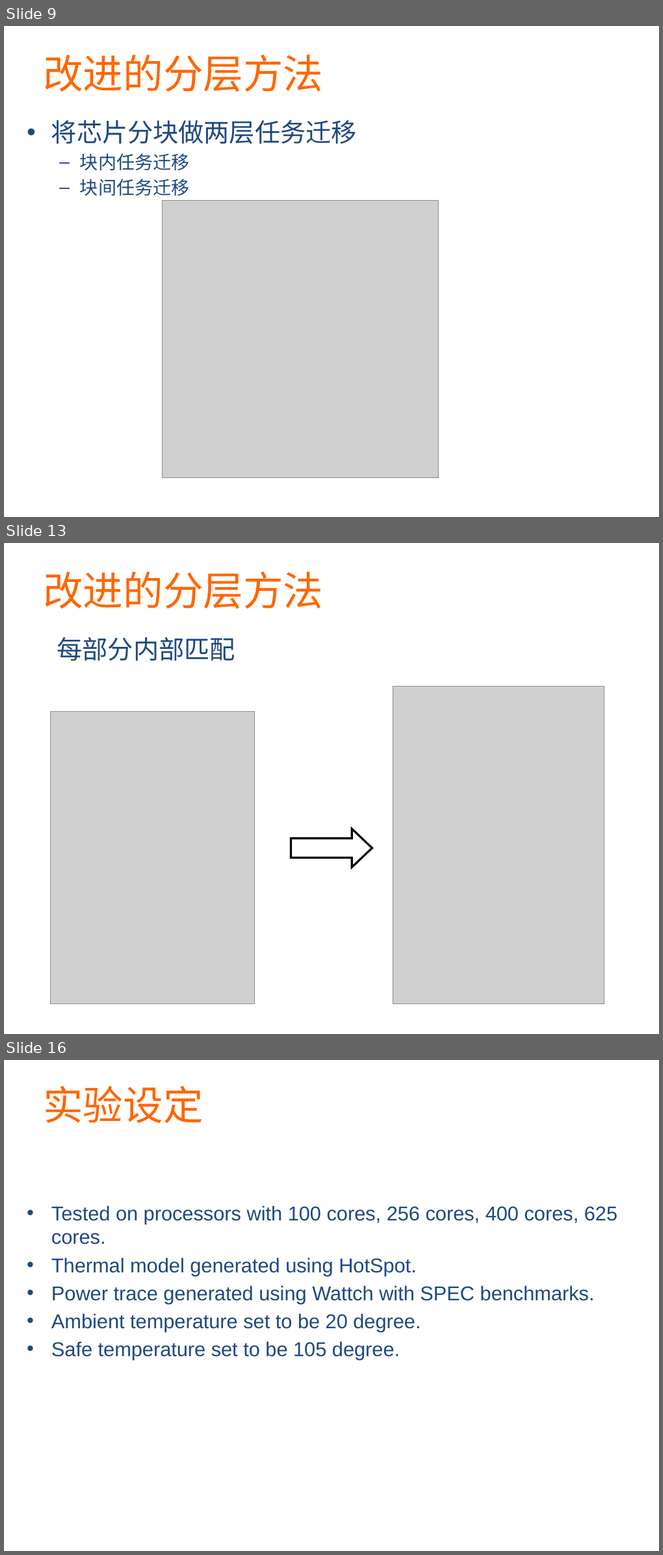
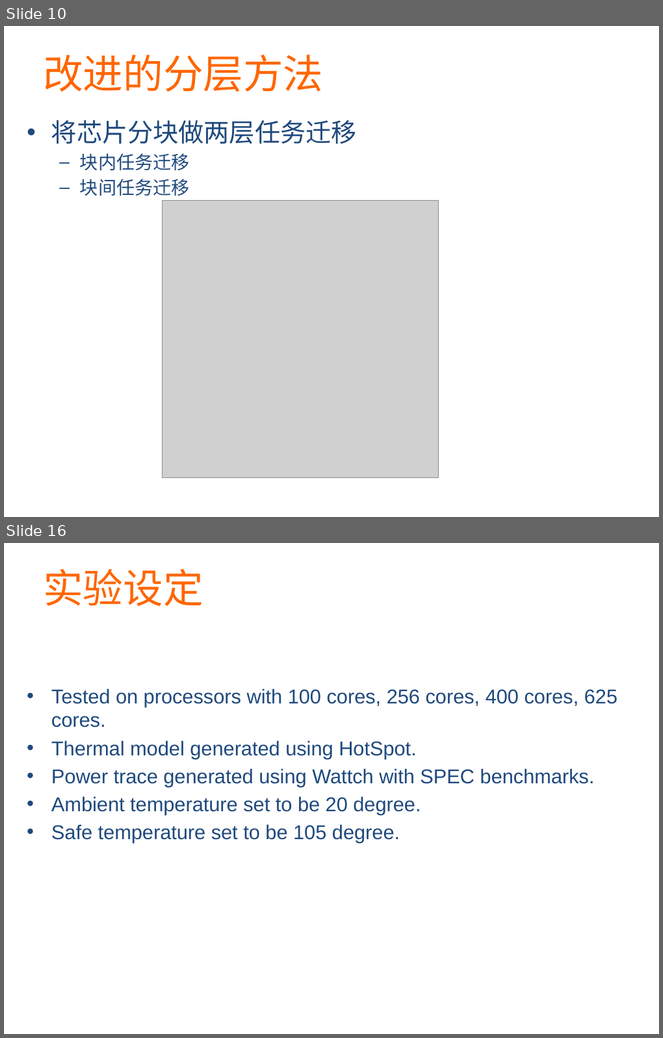
Before and after one commit to martian9/xin-yuan-houqin, a slide deck: ppt/majian.pptx. Shown one above the other, each under a label of ours: slides 9, 13 and 16 before the commit, slides 10 and 16 after it; the slides between them are not shown. The pictures are 663x1555 and 663x1038 pixels, drawn with LibreOffice and Linux fonts; fonts in the diff are those of the drawing; grey boxes stand for pictures. Boxes give left, top, right and bottom in pixels: in the first picture for what was removed or moved away, otherwise in the second. Text is boxed around its words. In the diff, an @@ line names an element or a change of style, - is before the commit and + after.

```diff
--- a/ppt/majian.pptx
+++ b/ppt/majian.pptx
@@ slide 13 removed at (x1=4, y1=543, x2=659, y2=1034), background #FFFFFF @@
@@ text removed at (x1=43, y1=572, x2=323, y2=609) @@
-改进的分层方法
@@ text removed at (x1=57, y1=637, x2=235, y2=661) @@
-每部分内部匹配
@@ picture removed at (x1=393, y1=687, x2=604, y2=1005) @@
@@ picture removed at (x1=51, y1=711, x2=254, y2=1005) @@
@@ right arrow removed at (x1=291, y1=828, x2=372, y2=867) @@
@@ what was slide 9 is now slide 10 @@
```
Also in this commit, not shown: 7 slides changed, 1 slide added.
